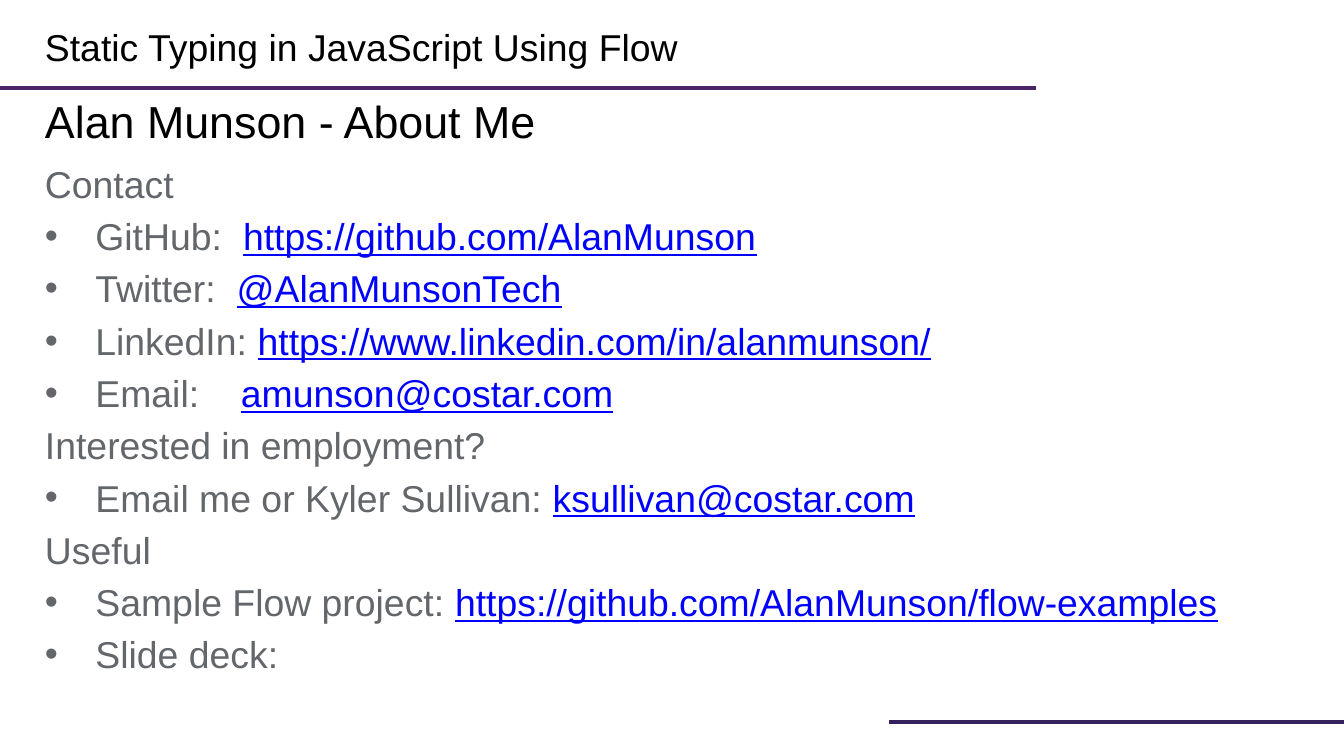
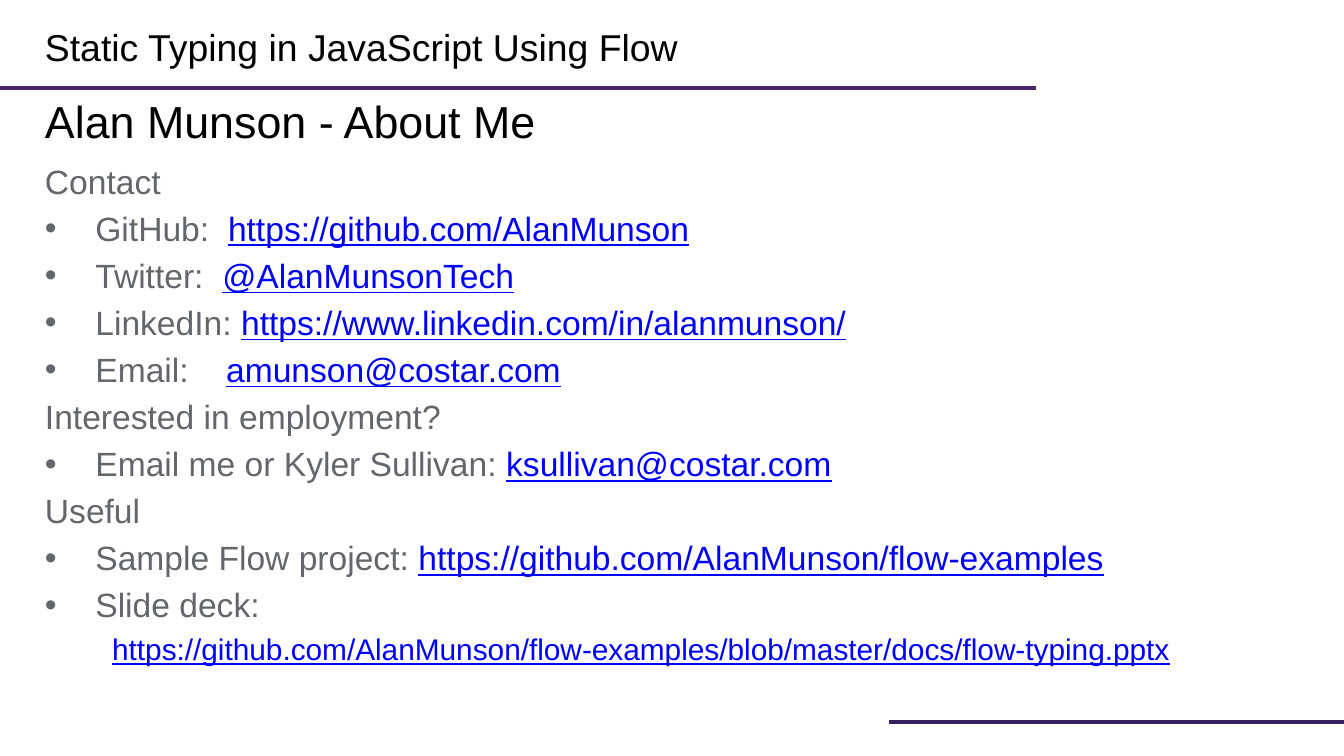
Before and after one commit to AlanMunson/flow-examples, a slide deck: slide 34 of docs/flow-typing.pptx. Drawn at 1344x756 pixels with LibreOffice and Linux fonts; fonts in the diff are those of the drawing; background and template pictures are left out. Boxes give left, top, right and bottom in pixels: in the first picture for what was removed or moved away, otherwise in the second. Text is boxed around its words. In the diff, an @@ line names an element or a change of style, - is before the commit and + after.

Commit message:
Add link to slide deck

```diff
--- a/docs/flow-typing.pptx
+++ b/docs/flow-typing.pptx
@@ text at box(45, 170, 1103, 618): size 20 to 18 pt in "Contact", "GitHub: https://github.com/AlanMunson", "Twitter: @AlanMunsonTech", "LinkedIn: https://www.linkedin.com/in/alanmunson/" and 6 more places @@
@@ text at box(112, 638, 1169, 665): paragraph added @@
+  https://github.com/AlanMunson/flow-examples/blob/master/docs/flow-typing.pptx
```
